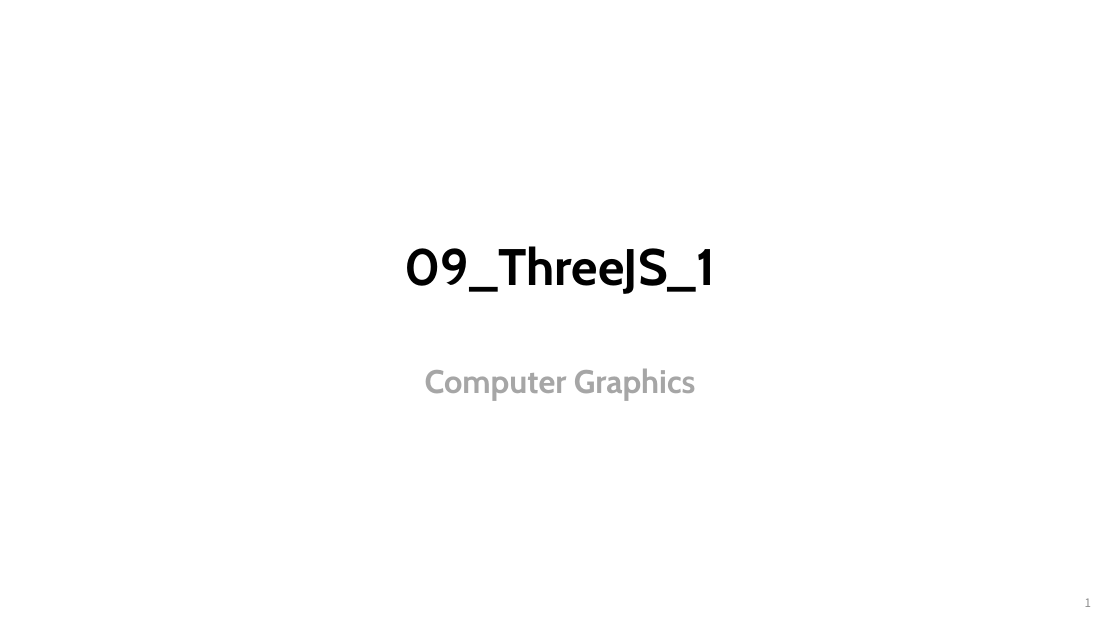
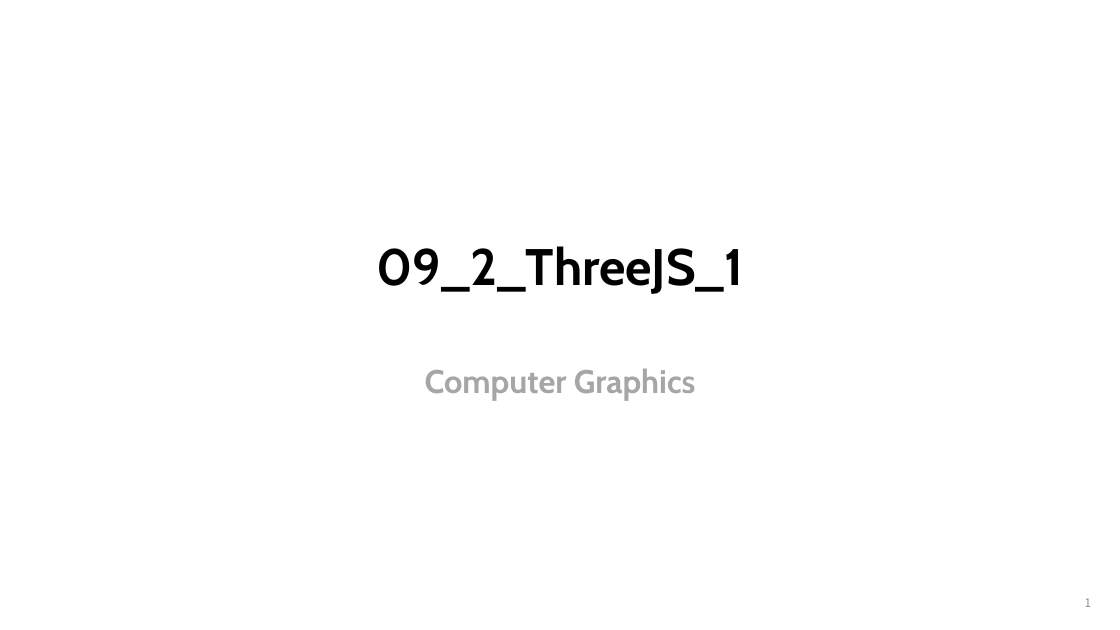
Before and after one commit to enaedong/WebGLDistFork, a slide deck: slide 1 of Notes/09_2_ThreeJS_1.pptx. Drawn at 1120x630 pixels with LibreOffice and Linux fonts; fonts in the diff are those of the drawing. Boxes give left, top, right and bottom in pixels: in the first picture for what was removed or moved away, otherwise in the second. Text is boxed around its words. In the diff, an @@ line names an element or a change of style, - is before the commit and + after.

```diff
--- a/Notes/09_2_ThreeJS_1.pptx
+++ b/Notes/09_2_ThreeJS_1.pptx
@@ title at box(376, 246, 743, 294): text changed @@
-09_ThreeJS_1
+09_2_ThreeJS_1
```
Also in this commit, not shown: 2 other files.
